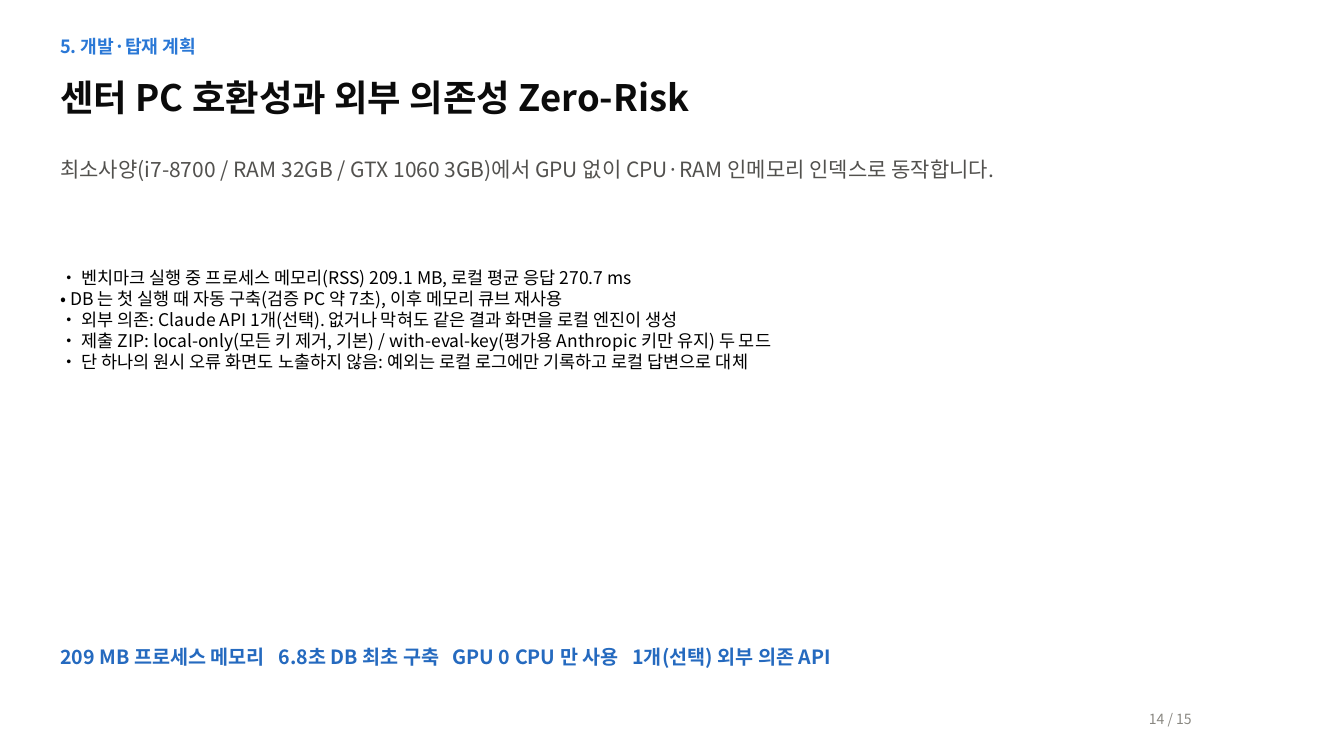
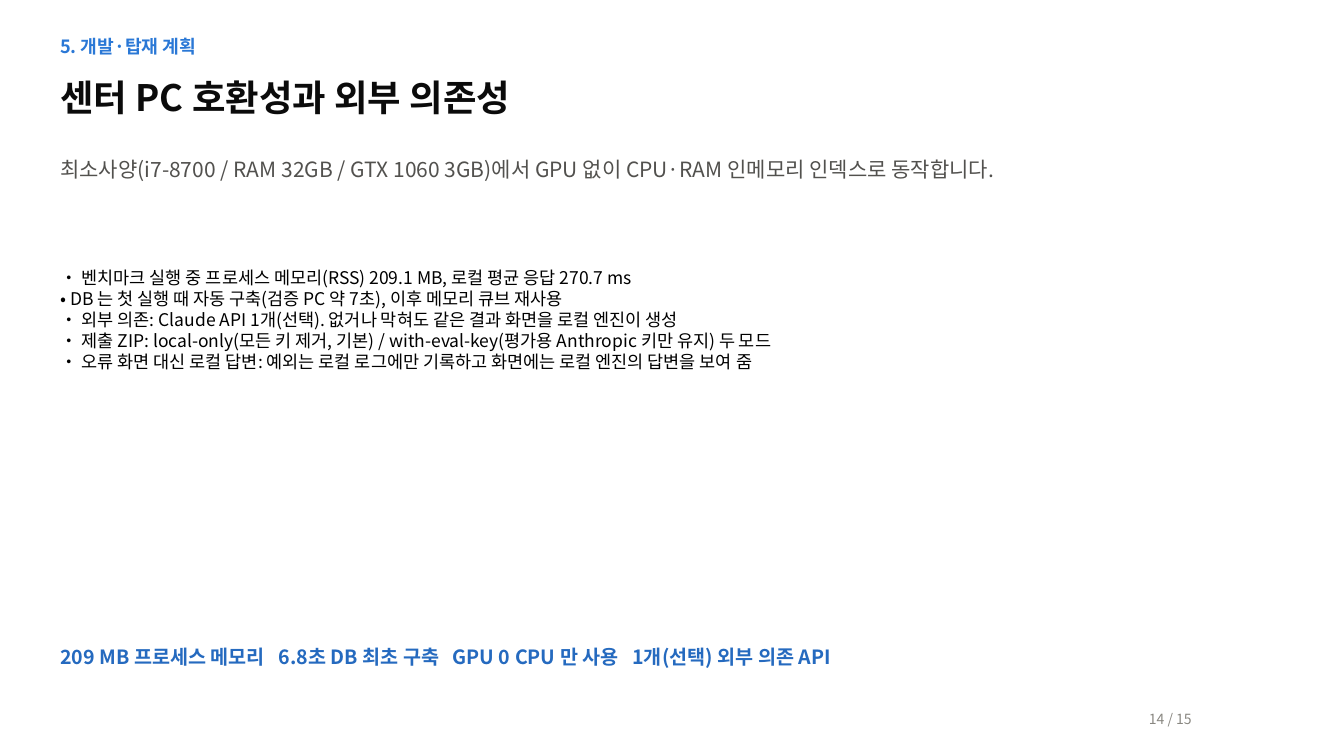
Before and after one commit to ABCDE09876/jeju_ai_challenge, a slide deck: slide 14 of docs/AI_Agent_기획서_15쪽.pptx. Drawn at 1344x756 pixels with LibreOffice and Linux fonts; fonts in the diff are those of the drawing. Boxes give left, top, right and bottom in pixels: in the first picture for what was removed or moved away, otherwise in the second. Text is boxed around its words. In the diff, an @@ line names an element or a change of style, - is before the commit and + after.

```diff
--- a/docs/AI_Agent_기획서_15쪽.pptx
+++ b/docs/AI_Agent_기획서_15쪽.pptx
@@ text at (60, 80, 510, 115): text changed @@
-센터 PC 호환성과 외부 의존성 Zero-Risk
+센터 PC 호환성과 외부 의존성
@@ text at (82, 350, 752, 370): text changed @@
-• 단 하나의 원시 오류 화면도 노출하지 않음: 예외는 로컬 로그에만 기록하고 로컬 답변으로 대체
+• 오류 화면 대신 로컬 답변: 예외는 로컬 로그에만 기록하고 화면에는 로컬 엔진의 답변을 보여 줌
```
Also in this commit, not shown: 9 other slides changed, 6 other files.
